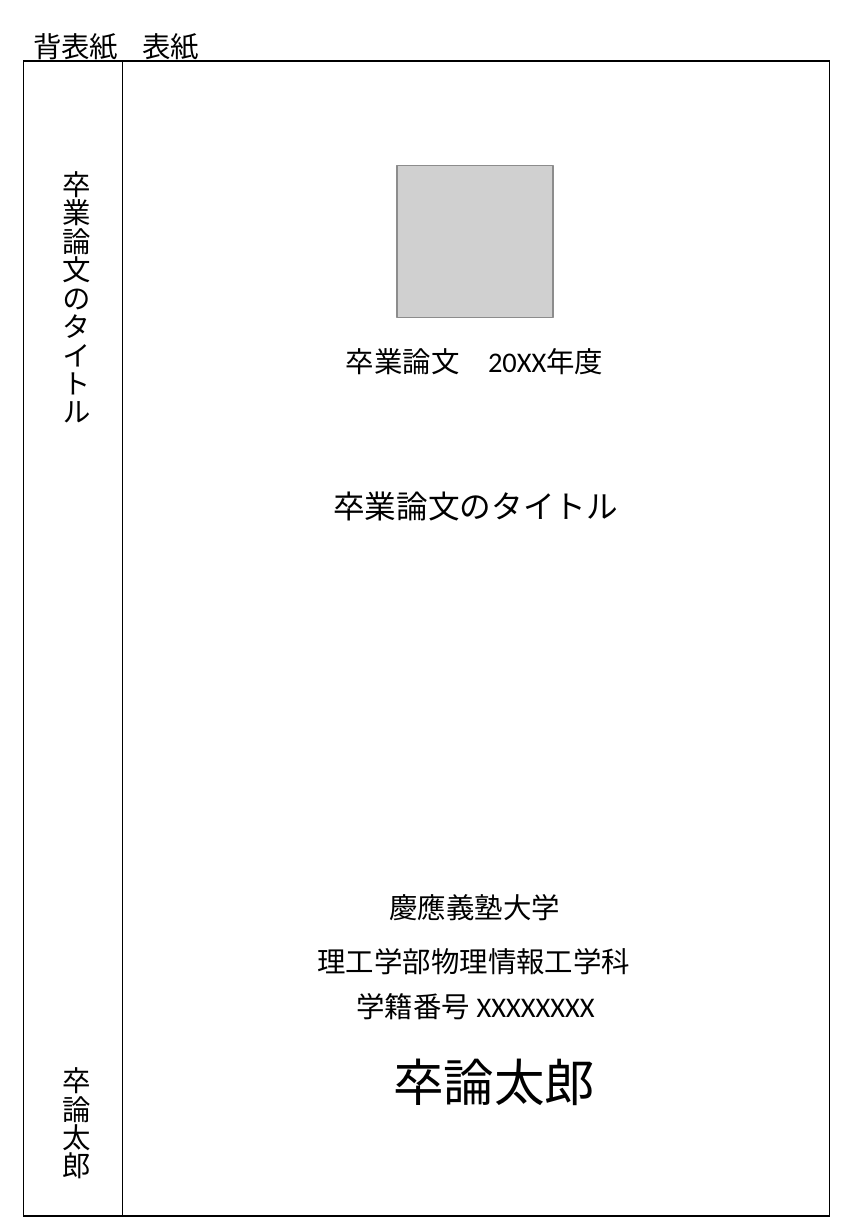
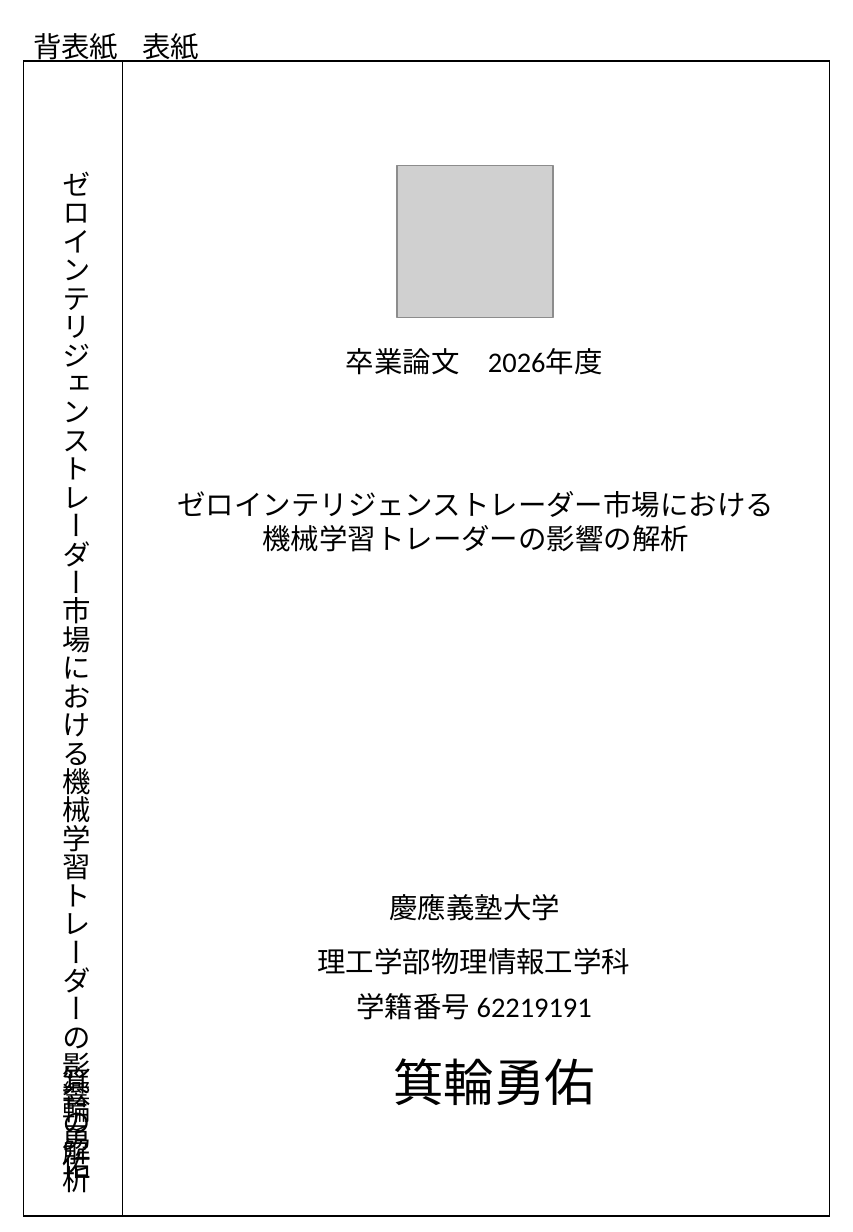
Before and after one commit to yusuke1114/graduate_thesis, a slide deck: slide 1 of cover.pptx. Drawn at 853x1232 pixels with LibreOffice and Linux fonts; fonts in the diff are those of the drawing; grey boxes stand for pictures. Boxes give left, top, right and bottom in pixels: in the first picture for what was removed or moved away, otherwise in the second. Text is boxed around its words. In the diff, an @@ line names an element or a change of style, - is before the commit and + after.

Commit message:
update

```diff
--- a/cover.pptx
+++ b/cover.pptx
@@ text at [63,171,91,1193]: text changed @@
-卒業論文のタイトル
+ゼロインテリジェンストレーダー市場における機械学習トレーダーの影響の解析
@@ text at [346,348,602,375]: text changed @@
-卒業論文 20XX年度
+卒業論文 2026年度
@@ text at [177,491,774,552]: text changed; size 20 to 18 pt; font Noto Sans CJK JP to Calibri @@
-卒業論文のタイトル
+ゼロインテリジェンストレーダー市場における機械学習トレーダーの影響の解析
@@ text at [357,993,592,1020]: text changed @@
-学籍番号 XXXXXXXX
+学籍番号 62219191
@@ text at [63,1063,91,1184]: text changed @@
-卒論太郎
+箕輪勇佑
@@ text at [393,1058,595,1105]: text changed @@
-卒論太郎
+箕輪勇佑
```
